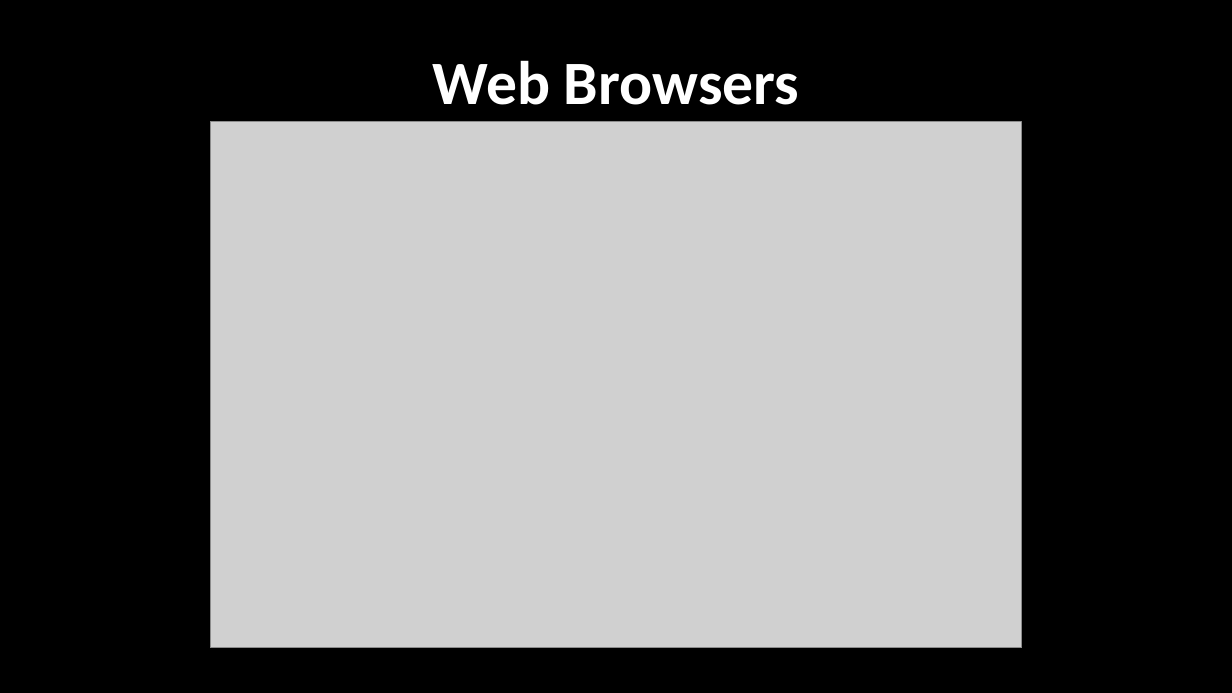
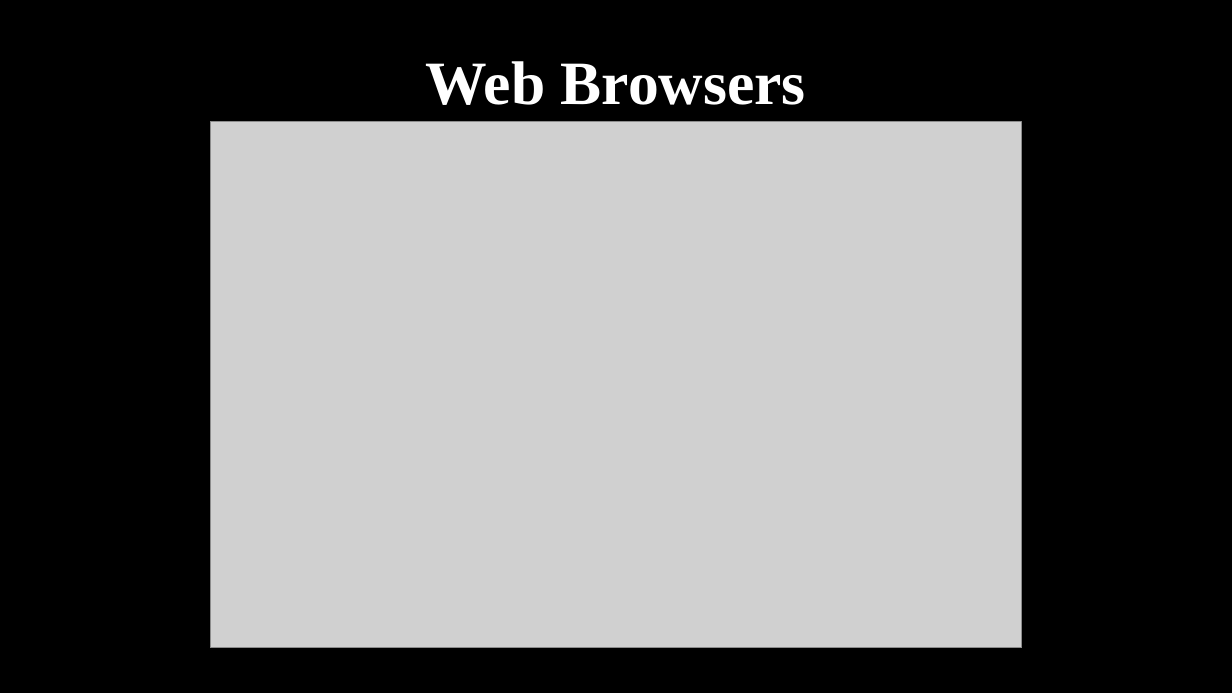
Before and after one commit to haiderIbrahem/ASPU_WEB, a slide deck: slide 10 of web.pptx. Drawn at 1232x693 pixels with LibreOffice and Linux fonts; fonts in the diff are those of the drawing; grey boxes stand for pictures. Boxes give left, top, right and bottom in pixels: in the first picture for what was removed or moved away, otherwise in the second. Text is boxed around its words. In the diff, an @@ line names an element or a change of style, - is before the commit and + after.

```diff
--- a/web.pptx
+++ b/web.pptx
@@ title "Web Browsers" at [426, 61, 806, 105]: font Calibri to Times New Roman @@
```
Also in this commit, not shown: 13 other slides changed, 11 slides added, 1 other file.
